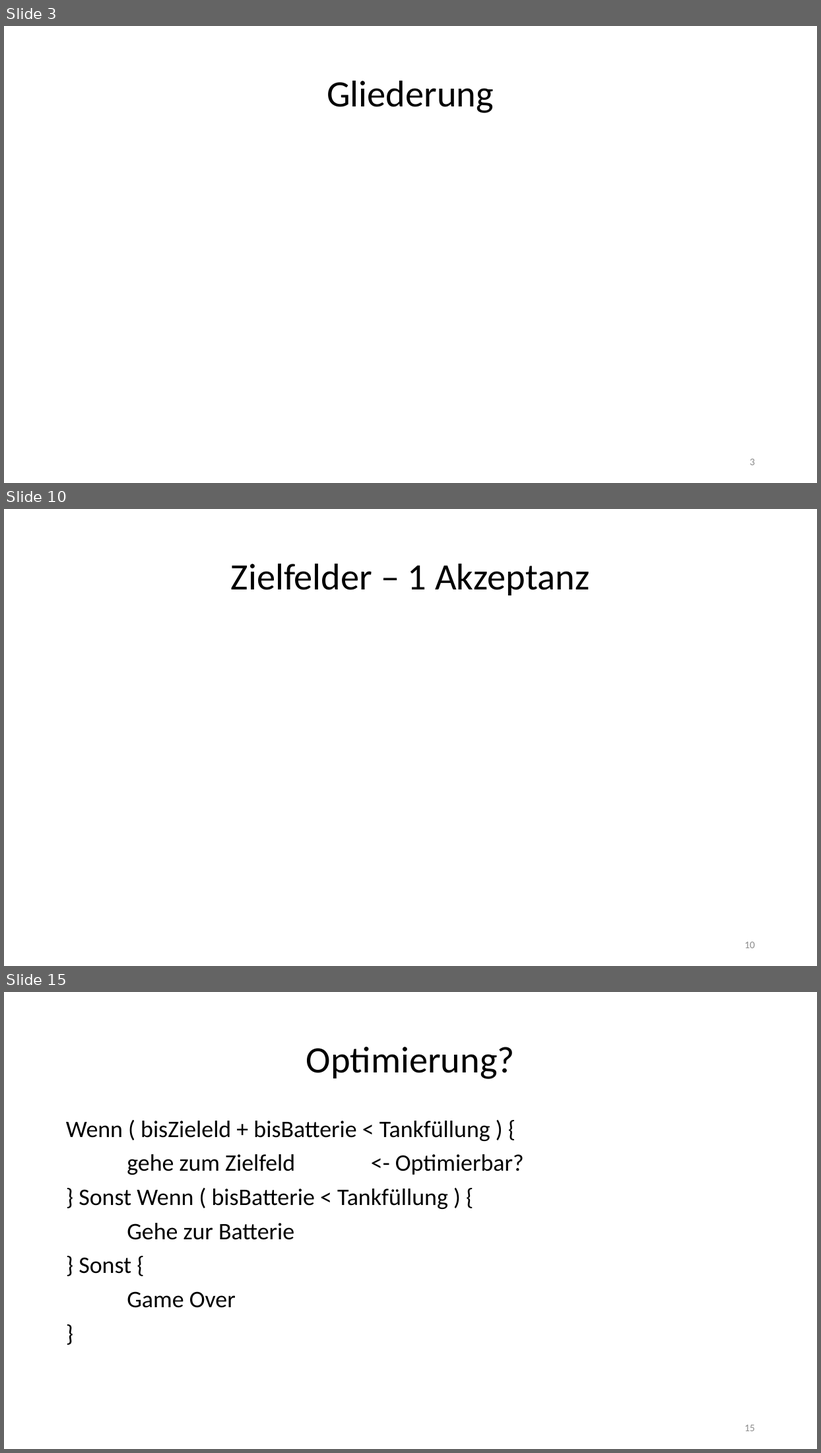
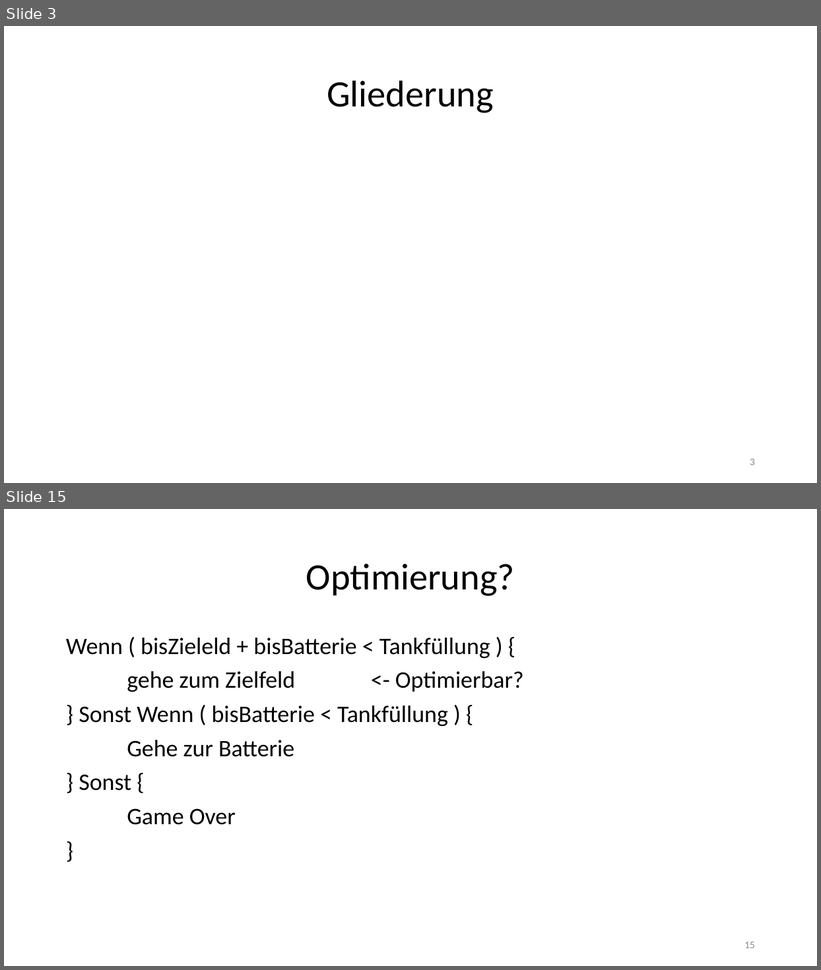
Before and after one commit to jhbruhn/fmes, a slide deck: Dokumentation/Roboter.pptx. Shown one above the other, each under a label of ours: slides 3, 10 and 15 before the commit, slides 3 and 15 after it; the slides between them are not shown. The pictures are 821x1453 and 821x970 pixels, drawn with LibreOffice and Linux fonts; fonts in the diff are those of the drawing. Boxes give left, top, right and bottom in pixels: in the first picture for what was removed or moved away, otherwise in the second. Text is boxed around its words. In the diff, an @@ line names an element or a change of style, - is before the commit and + after.

```diff
--- a/Dokumentation/Roboter.pptx
+++ b/Dokumentation/Roboter.pptx
@@ slide 10 removed at bbox=[4, 509, 817, 966], background #FFFFFF @@
@@ title removed at bbox=[231, 563, 589, 595] @@
-Zielfelder – 1 Akzeptanz
@@ page number removed at bbox=[745, 942, 755, 949] @@
-10
```
Also in this commit, not shown: 5 slides changed, 7 slides added, 6 other slides removed, 9 other files.
